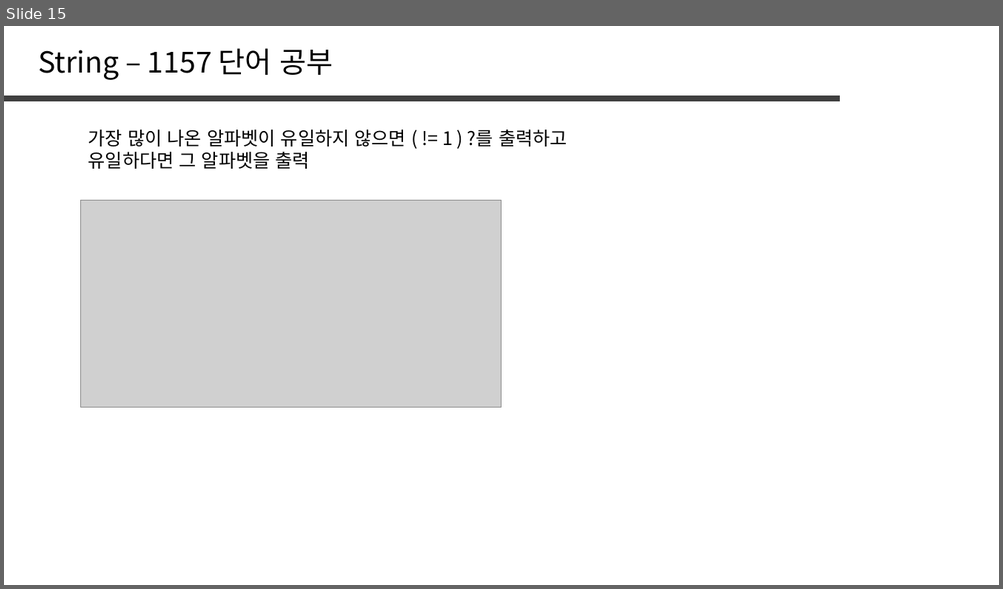
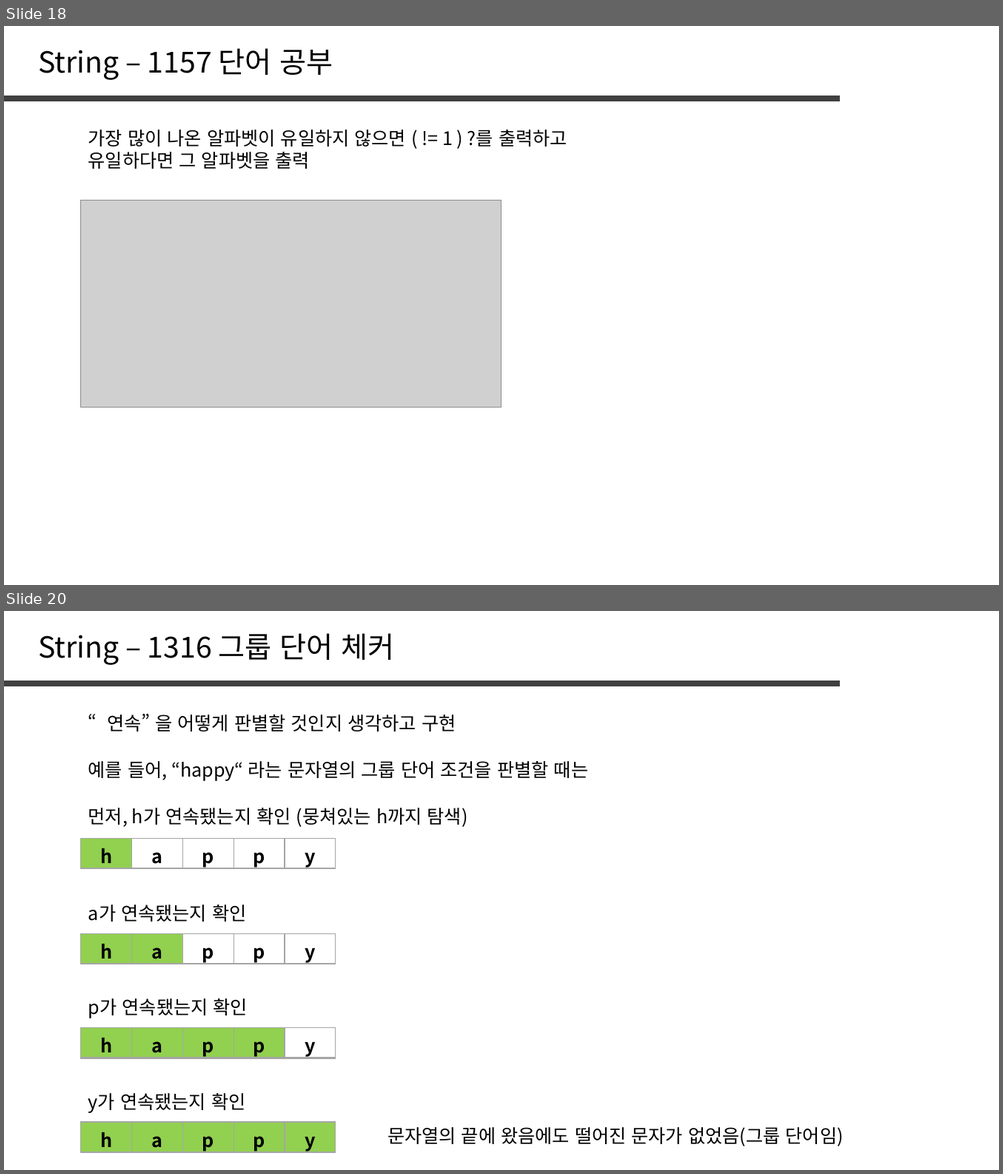
Before and after one commit to jaehoo1/PS-study, a slide deck: study/2_String.pptx. Shown one above the other, each under a label of ours: slide 15 before the commit, slides 18 and 20 after it; the slides between them are not shown. The pictures are 1003x589 and 1003x1174 pixels, drawn with LibreOffice and Linux fonts; fonts in the diff are those of the drawing; grey boxes stand for pictures. Boxes give left, top, right and bottom in pixels: in the first picture for what was removed or moved away, otherwise in the second. Text is boxed around its words. In the diff, an @@ line names an element or a change of style, - is before the commit and + after.

```diff
--- a/study/2_String.pptx
+++ b/study/2_String.pptx
@@ slide 20 added at (x1=4, y1=611, x2=999, y2=1170), background #FFFFFF @@
@@ text added at (x1=38, y1=633, x2=395, y2=665), 28 pt, text #000000 @@
+String – 1316 그룹 단어 체커
@@ line added from (4, 684) to (839, 684), #404040 6 pt @@
@@ text added at (x1=107, y1=714, x2=455, y2=732), 18 pt, text #000000 @@
+“연속” 을 어떻게 판별할 것인지 생각하고 구현
@@ text added at (x1=88, y1=761, x2=588, y2=781), 18 pt, text #000000 @@
+예를 들어, “happy“ 라는 문자열의 그룹 단어 조건을 판별할 때는
@@ text added at (x1=88, y1=808, x2=468, y2=827), 18 pt, text #000000 @@
+먼저, h가 연속됐는지 확인 (뭉쳐있는 h까지 탐색)
@@ table added at (x1=81, y1=839, x2=335, y2=871), 1 rows, 5 columns @@
+h | a | p | p | y
@@ text added at (x1=88, y1=905, x2=246, y2=922), 18 pt, text #000000 @@
+a가 연속됐는지 확인
@@ table added at (x1=81, y1=934, x2=335, y2=1061), 1 rows, 5 columns @@
+h | a | p | p | y
@@ text added at (x1=88, y1=999, x2=247, y2=1019), 18 pt, text #000000 @@
+p가 연속됐는지 확인
@@ table added at (x1=81, y1=1028, x2=335, y2=1155), 1 rows, 5 columns @@
+h | a | p | p | y
@@ text added at (x1=88, y1=1093, x2=245, y2=1113), 18 pt, text #000000 @@
+y가 연속됐는지 확인
@@ table added at (x1=81, y1=1123, x2=335, y2=1155), 1 rows, 5 columns @@
+h | a | p | p | y
@@ text added at (x1=387, y1=1128, x2=843, y2=1147), 18 pt, text #000000 @@
+문자열의 끝에 왔음에도 떨어진 문자가 없었음(그룹 단어임)
@@ what was slide 15 is now slide 18 @@
```
Also in this commit, not shown: 4 slides changed, 5 other slides added, 7 slides removed.
